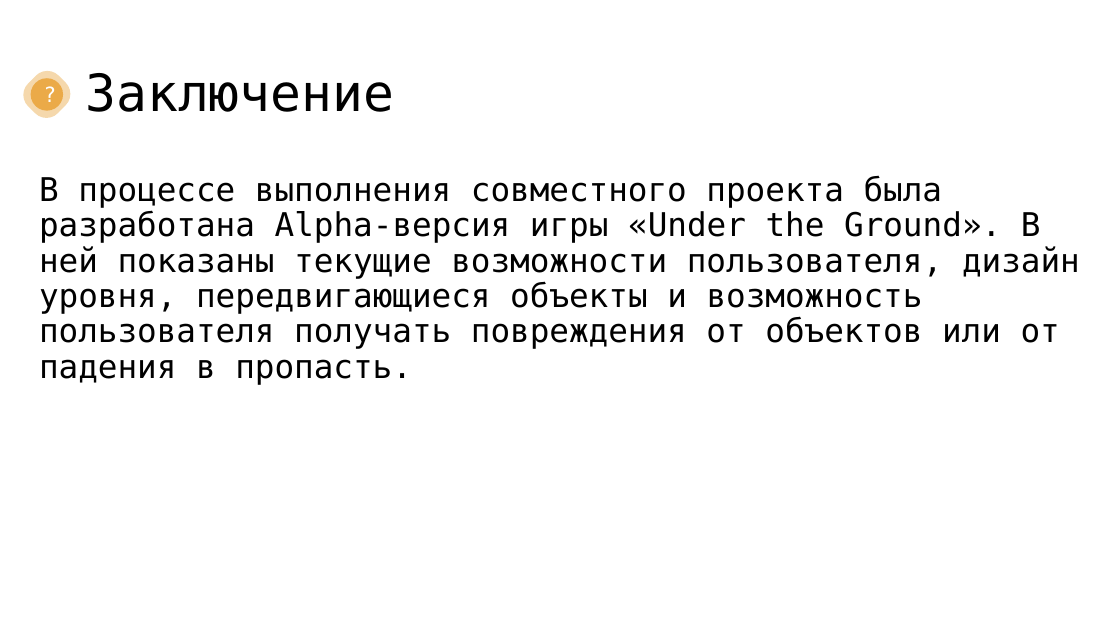
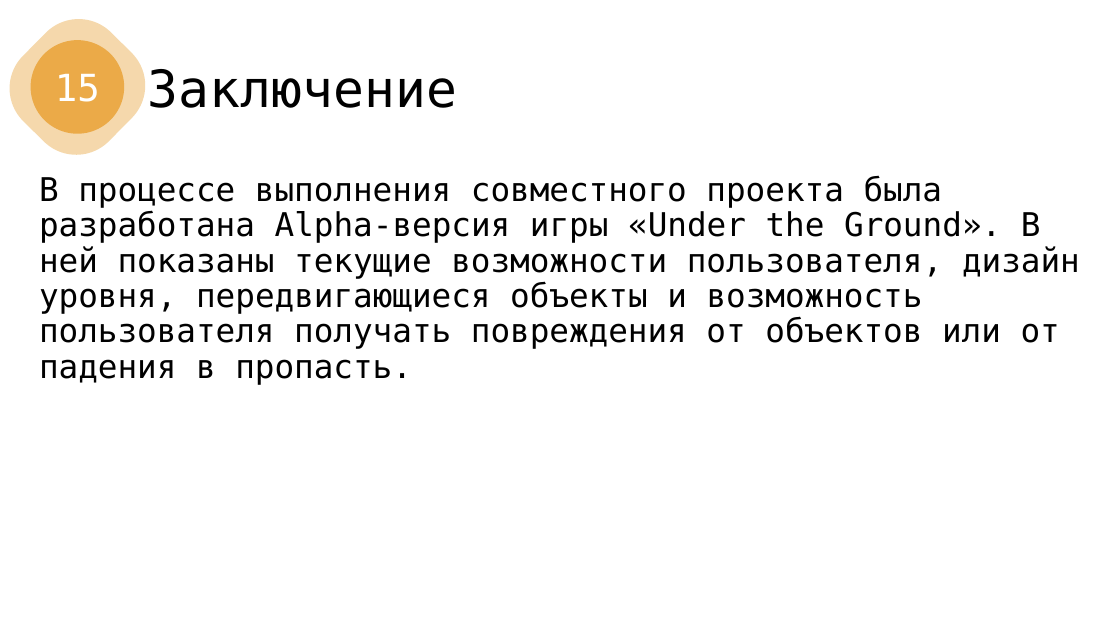
Before and after one commit to Essisten/UnderTheGround, a slide deck: slide 16 of Презентация игры Under The Ground.pptx. Drawn at 1120x630 pixels with LibreOffice and Linux fonts; fonts in the diff are those of the drawing. Boxes give left, top, right and bottom in pixels: in the first picture for what was removed or moved away, otherwise in the second. Text is boxed around its words. In the diff, an @@ line names an element or a change of style, - is before the commit and + after.

```diff
--- a/Презентация игры Under The Ground.pptx
+++ b/Презентация игры Under The Ground.pptx
@@ rounded rectangle: place and size @@
-rounded rectangle at [17, 65, 77, 125]
+rounded rectangle at [0, 0, 164, 174]
@@ title "Заключение": place and size @@
-title "Заключение" at [85, 73, 394, 112]
+title "Заключение" at [148, 69, 457, 108]
@@ ellipse "15": place and size @@
-ellipse "15" at [30, 78, 63, 111]
+ellipse "15" at [30, 40, 124, 134]
@@ text in ellipse at [55, 74, 100, 102]: text changed; size 18 to 32 pt @@
-?
+15
```
Also in this commit, not shown: 1 other slide changed, 3 other files.
